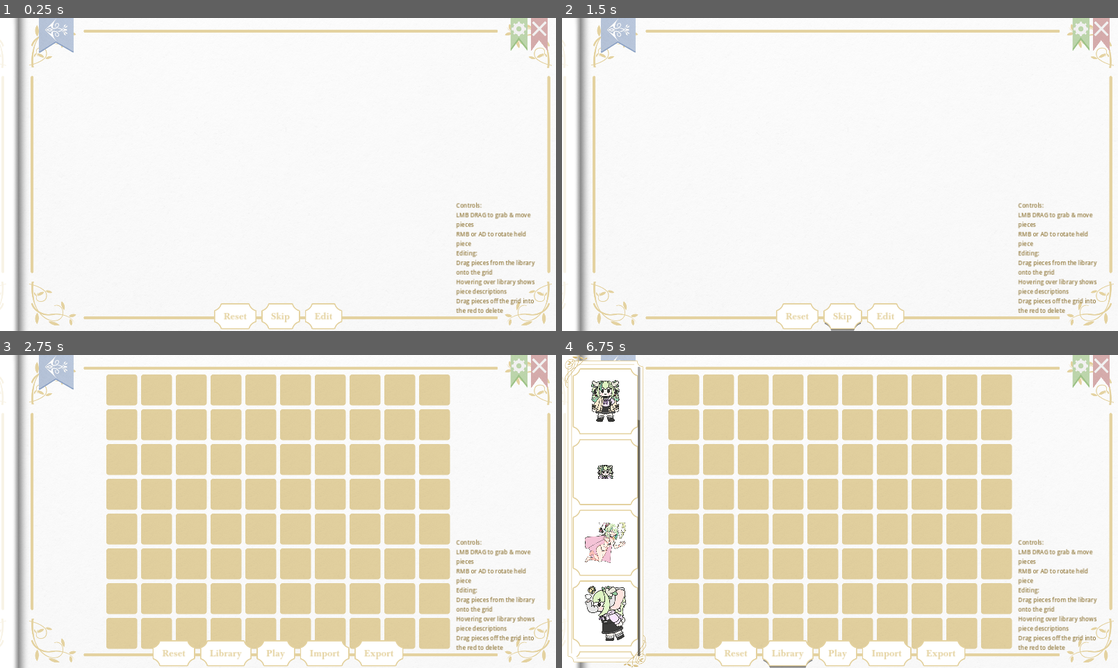
Above: before the commit, frames 1-4 (two rows, left to right).
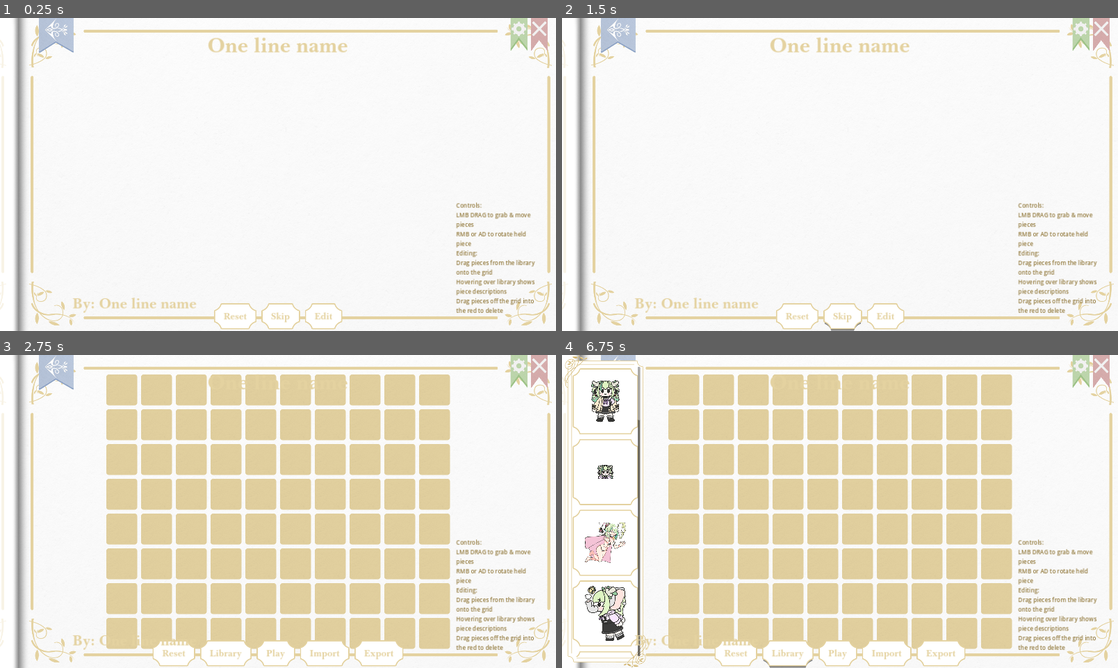
Above: after the commit, the same moments.

Repository: Saplings-Projects/Birthday-2024
Game: Godot game, scene res://MainScenes/main_level.tscn
Two runs of this game, one before a commit and one after it. Both use one fixed random seed, a clock stepped at 60 frames per second and the inputs below. This scene is started directly instead of the project's main scene.
Inputs:
- Up to frame 1 (0.25 s): no input
- Up to frame 2 (1.5 s): click "Skip" at 0.5 s; click "Skip" at 1.25 s
- Up to frame 3 (2.75 s): click "Edit" at 2 s
- Up to frame 4 (6.75 s): click "Play" at 2.75 s; click "Edit" at 3.5 s; click "Play" at 4.25 s; click "Skip" at 5 s; click "Edit" at 5.75 s; click "Library" at 6.5 s

The runs differ from the first frame. In frame 1, 0.8% of the frame differs, in the area x 13-63%, y 6-95%; in frame 2, 0.8%; in frame 3, 0.2%; in frame 4, 0.2%.
Error before the commit: Invalid access to property or key 'PASS_LEVEL_DATA_KEY' on a base object of type 'Dictionary'. (res://Scripts/GameManager.gd:113)
Error after the commit: Invalid access to property or key 'PASS_LEVEL_DATA_KEY' on a base object of type 'Dictionary'. (res://Scripts/GameManager.gd:116)

Commit message:
Adding a title and author label to level scene

Diff:
--- a/Birthday-2024-Project/MainScenes/main_level.tscn
+++ b/Birthday-2024-Project/MainScenes/main_level.tscn
@@ -1,10 +1,11 @@
-[gd_scene load_steps=14 format=3 uid="uid://bkys348mactw2"]
+[gd_scene load_steps=15 format=3 uid="uid://bkys348mactw2"]
 
 [ext_resource type="Script" path="res://Scripts/ScreenManagement/ScreenLogic.gd" id="1_4oukr"]
 [ext_resource type="Script" path="res://Scripts/GridLogic.gd" id="1_ywtrj"]
 [ext_resource type="Texture2D" uid="uid://bjqluj600yhja" path="res://Art/Map_ResolutionClearance.png" id="2_hsx3y"]
 [ext_resource type="Texture2D" uid="uid://ll2r6k84b1vw" path="res://Art/UI/Background/Background_default_Light_textured_v2.png" id="3_rkf2x"]
 [ext_resource type="Script" path="res://Scripts/GameManager.gd" id="4_1cxrf"]
+[ext_resource type="Theme" uid="uid://cp1430xlncsx2" path="res://Art/UI/Themes/Fauna_2024_birthday_game_theme.tres" id="4_dufh1"]
 [ext_resource type="Texture2D" uid="uid://c8qlsh0oxe5md" path="res://Art/GridTileSet2.png" id="4_qgsc6"]
 [ext_resource type="Script" path="res://Scripts/Game/States/GameEmptyState.gd" id="5_wmt6j"]
 [ext_resource type="Script" path="res://Scripts/Game/States/GamePlayState.gd" id="6_jk8at"]
@@ -101,6 +102,7 @@
 autowrap_mode = 3
 
 [node name="DeletionZone" type="ColorRect" parent="."]
+visible = false
 layout_mode = 1
 anchors_preset = 15
 anchor_right = 1.0
@@ -134,7 +136,7 @@
 gridCenterOffset = Vector2(960, 540)
 startingPositions = Array[Vector2i]([Vector2i(6, 0), Vector2i(-6, 0), Vector2i(6, 4), Vector2i(-6, 4), Vector2i(6, -4), Vector2i(-6, -4), Vector2i(0, 6), Vector2i(0, -6)])
 
-[node name="GameManager" type="Node2D" parent="." node_paths=PackedStringArray("grid", "deletionZone", "myScreen", "empty_state", "play_state", "win_state", "edit_state")]
+[node name="GameManager" type="Node2D" parent="." node_paths=PackedStringArray("grid", "deletionZone", "myScreen", "levelNameText", "authorText", "empty_state", "play_state", "win_state", "edit_state")]
 script = ExtResource("4_1cxrf")
 grid = NodePath("../GridCenter/GridMap")
 deletionZone = NodePath("../DeletionZone")
@@ -144,6 +146,8 @@
 held_piece_settle_delay = 0.01
 held_piece_settle_animation_duration = 0.25
 place_piece_delay = 0.4
+levelNameText = NodePath("../LevelName")
+authorText = NodePath("../Author")
 empty_state = NodePath("States/GameEmptyState")
 play_state = NodePath("States/GamePlayState")
 win_state = NodePath("States/GameWinState")
@@ -170,6 +174,37 @@
 [node name="MainScreen" parent="PuzzleUiManager" index="0" node_paths=PackedStringArray("controller")]
 controller = NodePath("../../GameManager")
 
+[node name="LevelName" type="Label" parent="."]
+layout_mode = 1
+anchors_preset = 5
+anchor_left = 0.5
+anchor_right = 0.5
+offset_left = -500.0
+offset_top = 45.0
+offset_right = 500.0
+offset_bottom = 145.0
+grow_horizontal = 2
+theme = ExtResource("4_dufh1")
+theme_override_font_sizes/font_size = 72
+text = "One line name"
+horizontal_alignment = 1
+vertical_alignment = 1
+
+[node name="Author" type="Label" parent="."]
+layout_mode = 1
+anchors_preset = 2
+anchor_top = 1.0
+anchor_bottom = 1.0
+offset_left = 250.0
+offset_top = -145.0
+offset_right = 1250.0
+offset_bottom = -44.9998
+grow_vertical = 0
+theme = ExtResource("4_dufh1")
+theme_override_font_sizes/font_size = 50
+text = "By: One line name"
+vertical_alignment = 1
+
 [connection signal="initialized_event" from="GameManager" to="PuzzleUiManager" method="on_puzzle_initialized"]
 [connection signal="state_changed_event" from="GameManager" to="PuzzleUiManager" method="on_puzzle_state_changed"]
 
--- a/Birthday-2024-Project/Scripts/GameManager.gd
+++ b/Birthday-2024-Project/Scripts/GameManager.gd
@@ -10,6 +10,9 @@
 @export var held_piece_settle_delay: float # The amount of time the held piece must remain motionless before settling
 @export var held_piece_settle_animation_duration: float # The amount of time the held piece takes to move to it's settled position
 @export var place_piece_delay: float # The amount of time user input is blocked while the piece is being placed
+
+@export var levelNameText : Label
+@export var authorText : Label
 
 @export_group("States")
 @export var empty_state: GameEmptyState
@@ -112,6 +115,8 @@
 
 		var levelData : LevelSetup = myScreen.transitionData[LevelsSelectMenu.PASS_LEVEL_DATA_KEY] #as LevelSetup
 		grid.LoadLevel(levelData)
+		levelNameText.text = levelData.levelName
+		authorText.text = str("By: ", levelData.author)
 
 	if not _can_interact or held_piece == null:
 		deletionZone.hide()
